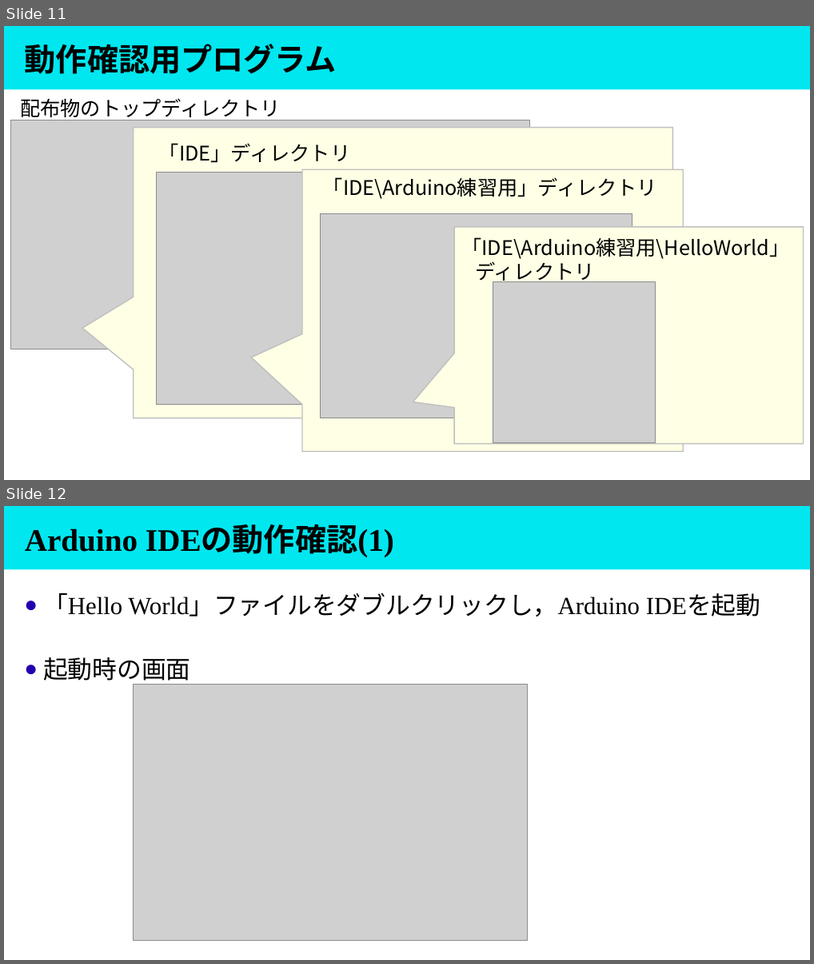
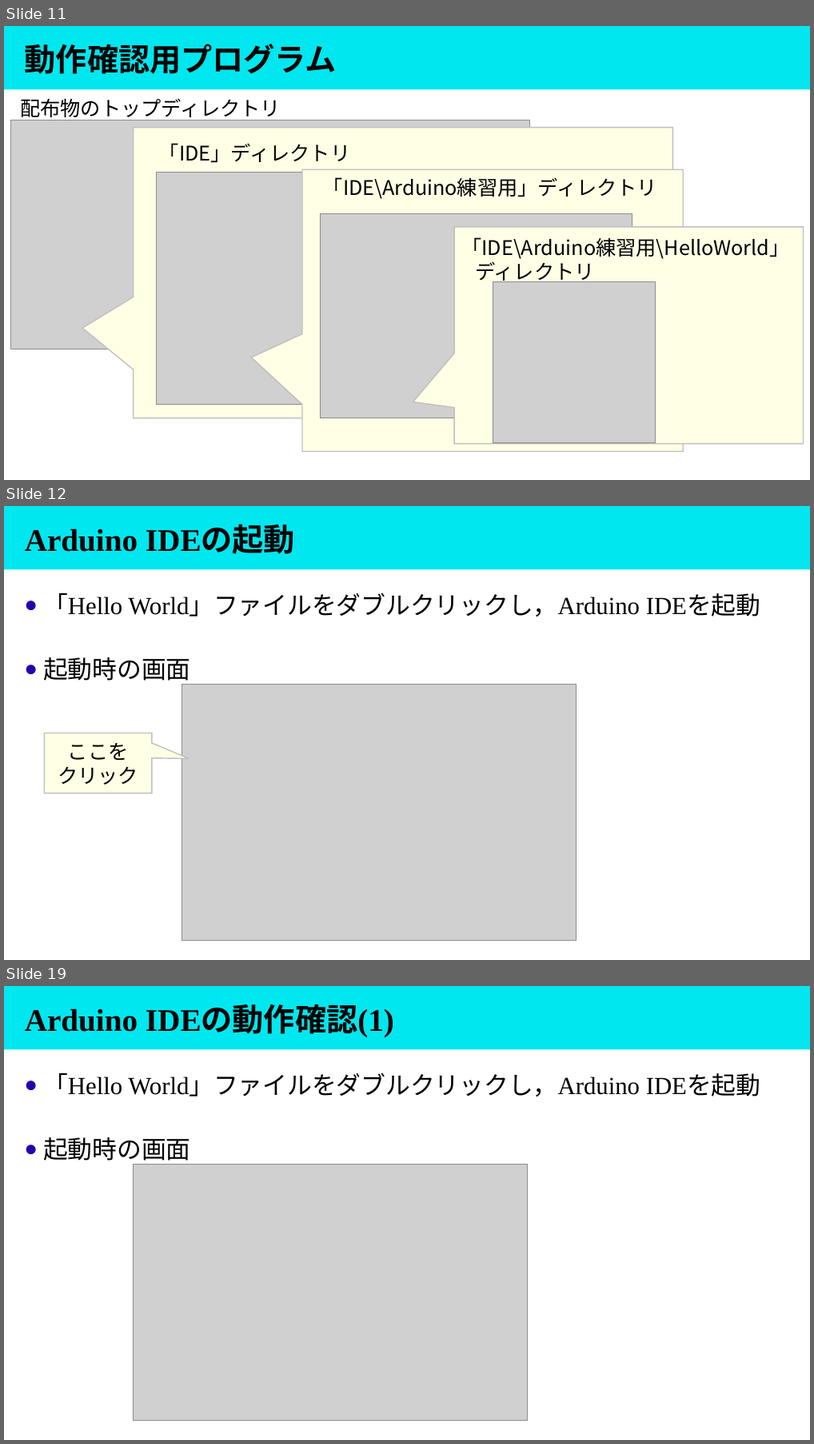
Before and after one commit to masaaki-noro/Gen_arduino_mqtt, a slide deck: Doc/Presentation/講義形式/④環境構築の続きと動作確認.pptx. Shown one above the other, each under a label of ours: slides 11 and 12 before the commit, slides 11, 12 and 19 after it; the slides between them are not shown. The pictures are 814x964 and 814x1444 pixels, drawn with LibreOffice and Linux fonts; fonts in the diff are those of the drawing; grey boxes stand for pictures. Boxes give left, top, right and bottom in pixels: in the first picture for what was removed or moved away, otherwise in the second. Text is boxed around its words. In the diff, an @@ line names an element or a change of style, - is before the commit and + after.

Commit message:
update Arduino IDE plugin.
add description about Arduino IDE.

```diff
--- a/Doc/Presentation/講義形式/④環境構築の続きと動作確認.pptx
+++ b/Doc/Presentation/講義形式/④環境構築の続きと動作確認.pptx
@@ slide 12 added at (x1=4, y1=506, x2=810, y2=960), background #FFFFFF; not listed: 1 template element that a slide beside it also shows @@
@@ title added at (x1=25, y1=527, x2=295, y2=554), 28 pt, text #000000, bold @@
+Arduino IDEの起動
@@ text added at (x1=43, y1=593, x2=761, y2=684), 22 pt, text #000000 @@
+● 「Hello World」ファイルをダブルクリックし，Arduino IDEを起動
+● 起動時の画面
@@ picture added at (x1=182, y1=684, x2=577, y2=940) @@
@@ speech box added at (x1=44, y1=732, x2=151, y2=793), fill #FFFFE5, outline #BFBFBF 1 pt, 18 pt, text #000000 @@
+ここを
+クリック
@@ what was slide 12 is now slide 19 @@
```
Also in this commit, not shown: 2 slides changed, 6 other slides added.
